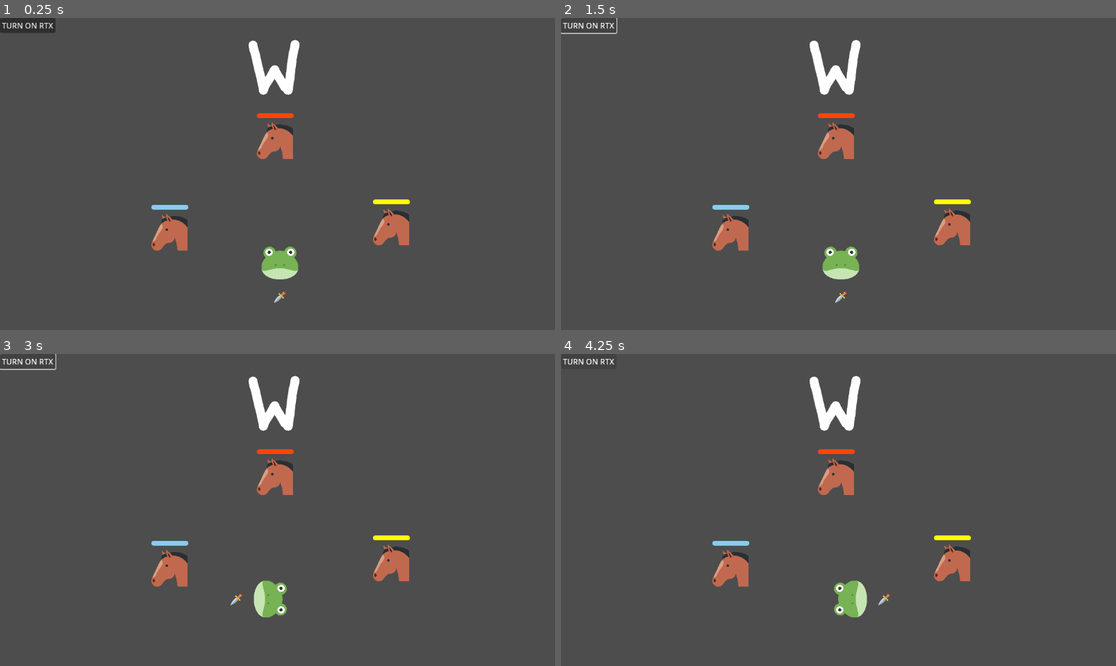
Above: before the commit, frames 1-4 (two rows, left to right).
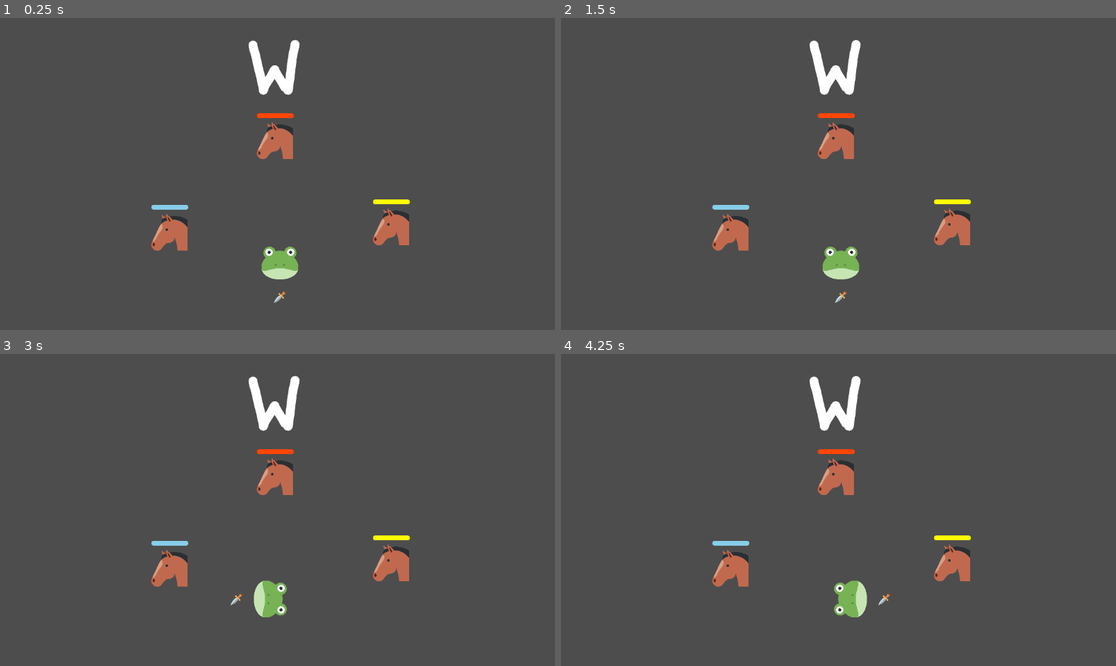
Above: after the commit, the same moments.

Repository: alexcavadora/alex-isaac-implementation
Game: Godot game, scene res://scenes/levels/main_scene.tscn
Two runs of this game, one before a commit and one after it. Both use one fixed random seed, a clock stepped at 60 frames per second and the inputs below.
Inputs (mouse positions are in pixels of both pictures, inside the frame that each line leads up to):
- Up to frame 1 (0.25 s): no input
- Up to frame 2 (1.5 s): click (588, 24) at 0.5 s, where only the run before the commit has a clickable "TURN ON RTX"; click (588, 24) at 1.25 s, where only the run before the commit has a clickable "TURN ON RTX"
- Up to frame 3 (3 s): click (27, 360) at 2 s, where only the run before the commit has a clickable "TURN ON RTX"; tap Enter at 2.75 s; tap A (a_press) at 2.85 s
- Up to frame 4 (4.25 s): tap R (reset) at 3.5 s; tap D (d_press) at 3.6 s

The runs differ from the first frame. In frame 1, 0.4% of the frame differs, in the area x 0-11%, y 0-5%; in frame 2, 0.1%; in frame 3, 0.1%; in frame 4, less than 0.1%.

Commit message:
Fixed crooked flag sprites

Diff:
--- a/scenes/levels/main_scene.tscn
+++ b/scenes/levels/main_scene.tscn
@@ -37,6 +37,7 @@
 shape = SubResource("CircleShape2D_pu3yx")
 
 [node name="RtxButton" type="Button" parent="."]
+visible = false
 offset_right = 8.0
 offset_bottom = 8.0
 text = "TURN ON RTX"
--- a/scenes/levels/rtx_main_scene.tscn
+++ b/scenes/levels/rtx_main_scene.tscn
@@ -141,7 +141,7 @@
 _3d = true
 
 [node name="RtxButton" parent="Sprite3D/SubViewport/MainScene" index="4"]
-visible = false
+visible = true
 
 [node name="Camera3D" type="Camera3D" parent="."]
 transform = Transform3D(1, 0, 0, 0, 0.994522, 0.104528, 0, -0.104528, 0.994522, 0, 3.5, 6.862)
--- a/scripts/components/hurtbox_component.gd
+++ b/scripts/components/hurtbox_component.gd
@@ -8,8 +8,9 @@
 func _on_area_entered(area: Area2D) -> void:
 	if area is not HitboxComponent:
 		return
+
 	if health_comp != null:
 		if area.heals and can_heal:
-				health_comp.apply_heal(area.value)
+			health_comp.apply_heal(area.value)
 		if area.damages and can_get_hit:
-				health_comp.apply_damage(area.value)
+			health_comp.apply_damage(area.value)
Binary file added: resources/sprites/flags/backup (crooked)/blue_flag.png
Not shown, added: resources/sprites/flags/backup (crooked)/blue_flag.png.import
Binary file added: resources/sprites/flags/backup (crooked)/green_flag.png
Not shown, added: resources/sprites/flags/backup (crooked)/green_flag.png.import
Binary file added: resources/sprites/flags/backup (crooked)/orange_flag.png
Not shown, added: resources/sprites/flags/backup (crooked)/orange_flag.png.import
Binary file added: resources/sprites/flags/backup (crooked)/purple_flag.png
Not shown, added: resources/sprites/flags/backup (crooked)/purple_flag.png.import
Binary file added: resources/sprites/flags/backup (crooked)/red_flag.png
Not shown, added: resources/sprites/flags/backup (crooked)/red_flag.png.import
Binary file added: resources/sprites/flags/backup (crooked)/white_flag.png
Not shown, added: resources/sprites/flags/backup (crooked)/white_flag.png.import
(and 6 more such lines)
